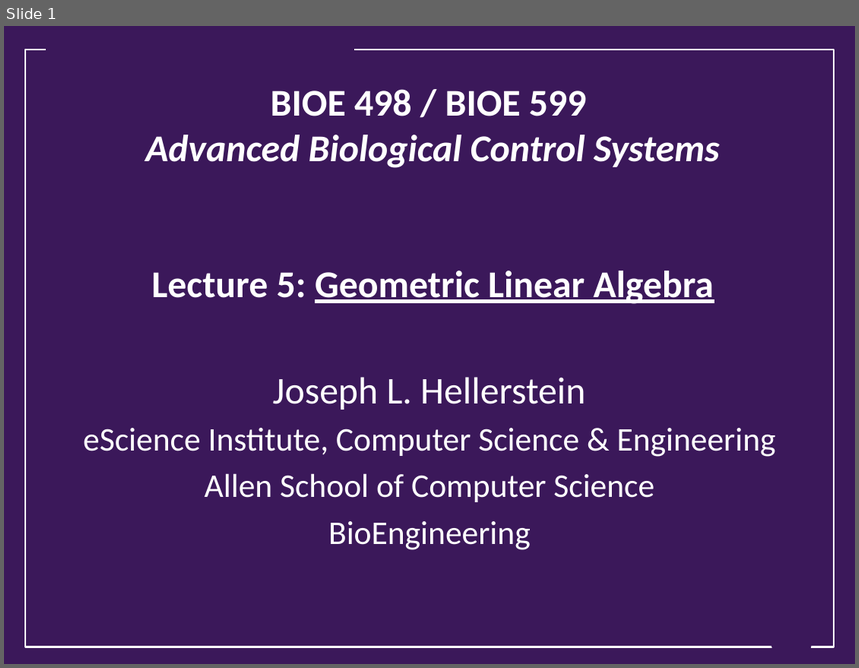
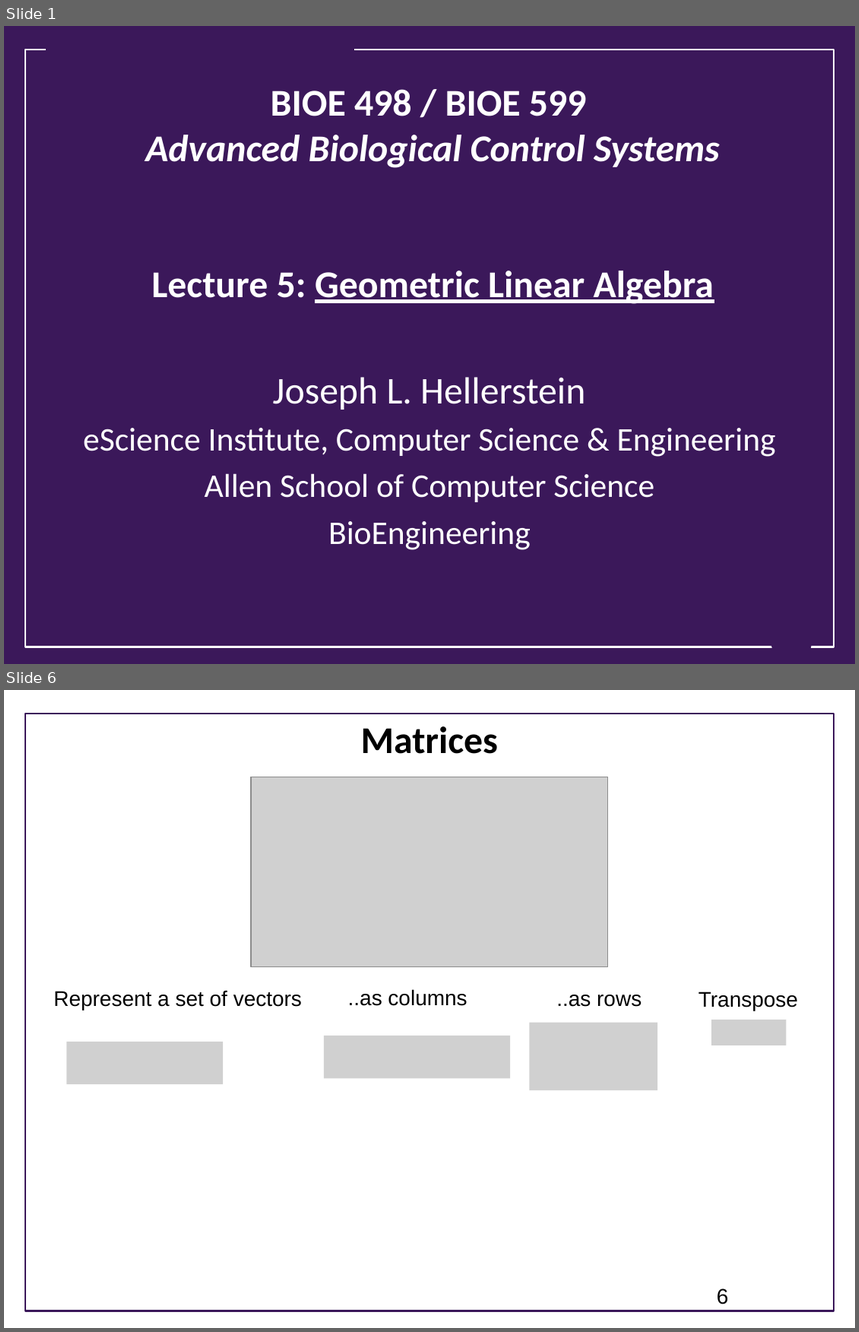
Before and after one commit to joseph-hellerstein/advanced-controls-lectures, a slide deck: Lecture_4-Geometric-Linear-Algebra/Geometric-Linear-Algebra.pptx. Shown one above the other, each under a label of ours: slide 1 before the commit, slides 1 and 6 after it; the slides between them are not shown. The pictures are 859x668 and 859x1332 pixels, drawn with LibreOffice and Linux fonts; fonts in the diff are those of the drawing; grey boxes stand for pictures; background and template pictures are left out. Boxes give left, top, right and bottom in pixels: in the first picture for what was removed or moved away, otherwise in the second. Text is boxed around its words. In the diff, an @@ line names an element or a change of style, - is before the commit and + after.

```diff
--- a/Lecture_4-Geometric-Linear-Algebra/Geometric-Linear-Algebra.pptx
+++ b/Lecture_4-Geometric-Linear-Algebra/Geometric-Linear-Algebra.pptx
@@ slide 6 added at [4, 690, 855, 1328], background #FFFFFF @@
@@ rectangle added at [25, 714, 834, 1312], outline #3B185A 1.75 pt @@
@@ title added at [361, 726, 498, 754], 32 pt, text #000000, bold @@
+Matrices
@@ picture added at [251, 777, 607, 967] @@
@@ text added at [53, 990, 302, 1010], 18 pt, text #000000 @@
+Represent a set of vectors
@@ text added at [348, 989, 467, 1006], 18 pt, text #000000 @@
+..as columns
@@ text added at [557, 995, 642, 1007], 18 pt, text #000000 @@
+..as rows
@@ text added at [699, 992, 798, 1011], 18 pt, text #000000 @@
+Transpose
@@ picture added at [529, 1023, 658, 1091] @@
@@ picture added at [712, 1019, 786, 1045] @@
@@ picture added at [67, 1042, 224, 1084] @@
@@ picture added at [324, 1036, 510, 1078] @@
@@ page number added at [717, 1289, 729, 1305], 18 pt, text #000000 @@
+6
```
Also in this commit, not shown: 2 slides changed, 13 other slides added, 1 slide removed.
